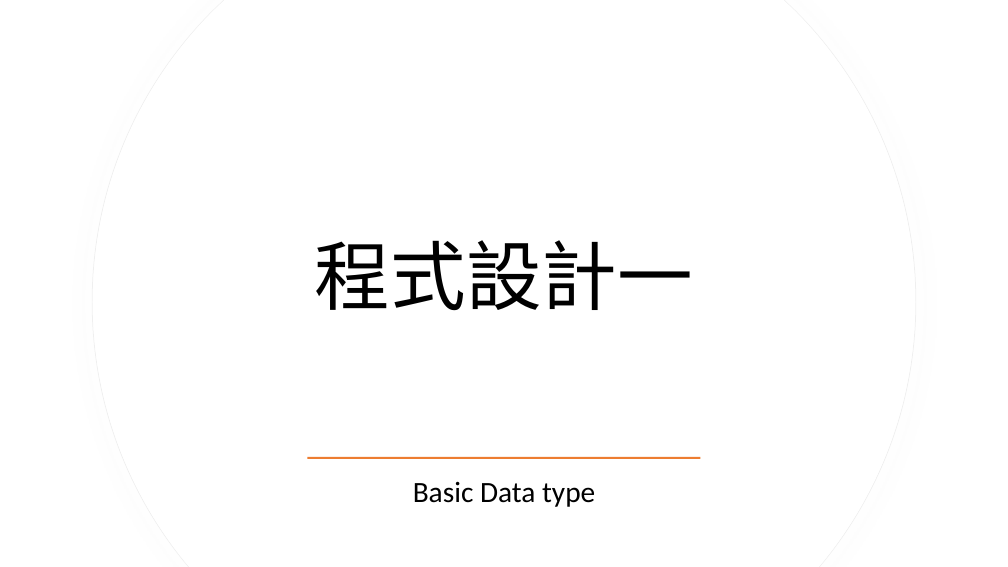
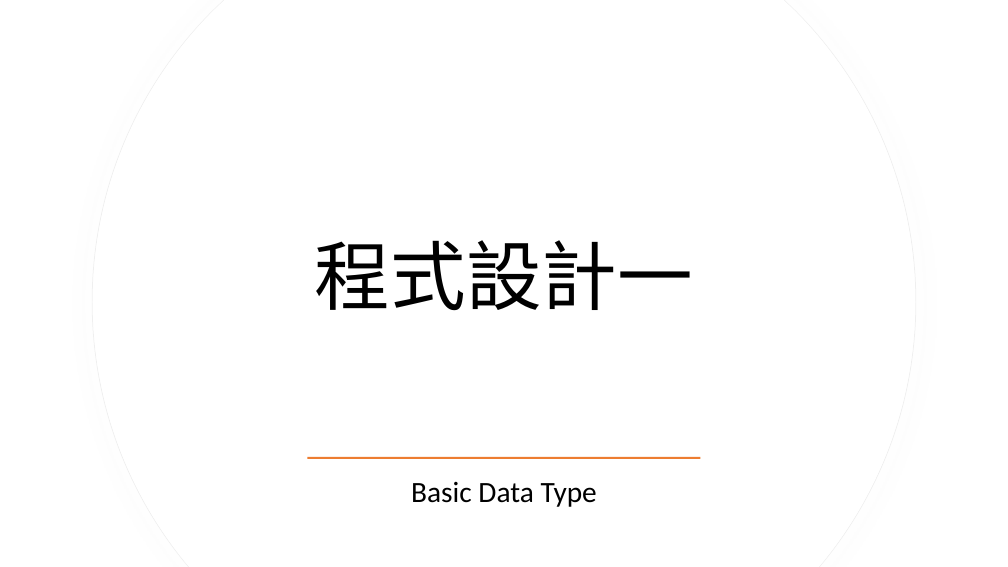
Before and after one commit to CNOCycle/cpp_tutorial, a slide deck: slide 1 of 02-data_type/00-data_type.pptx. Drawn at 1008x567 pixels with LibreOffice and Linux fonts; fonts in the diff are those of the drawing. Boxes give left, top, right and bottom in pixels: in the first picture for what was removed or moved away, otherwise in the second. Text is boxed around its words. In the diff, an @@ line names an element or a change of style, - is before the commit and + after.

```diff
--- a/02-data_type/00-data_type.pptx
+++ b/02-data_type/00-data_type.pptx
@@ subtitle at bbox=[411, 482, 597, 507]: text changed @@
-Basic Data type
+Basic Data Type
```
Also in this commit, not shown: 1 other slide changed, 4 other files.
